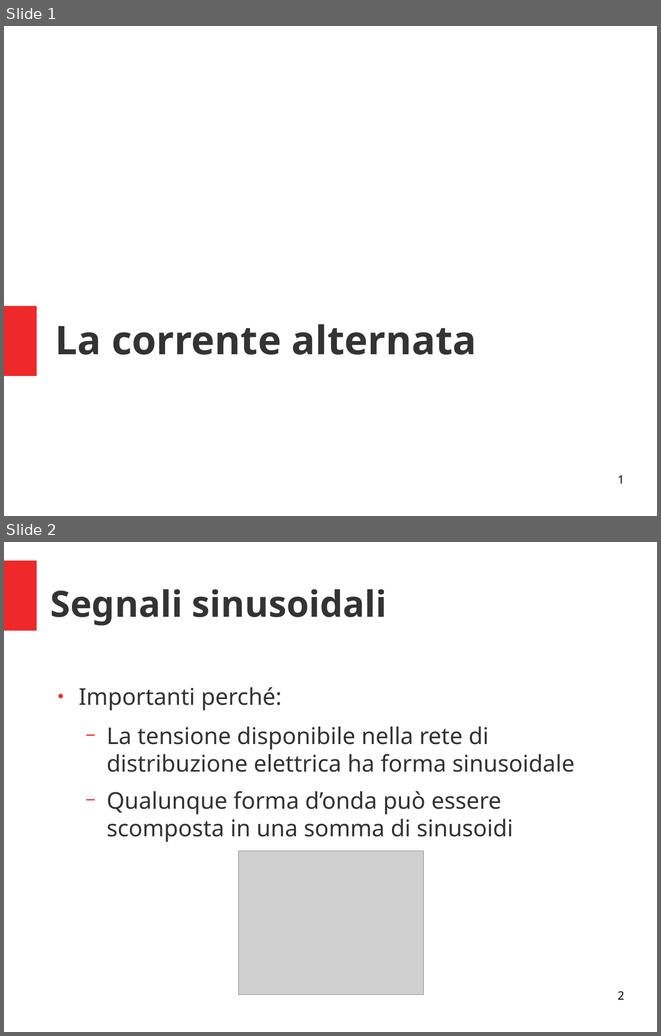
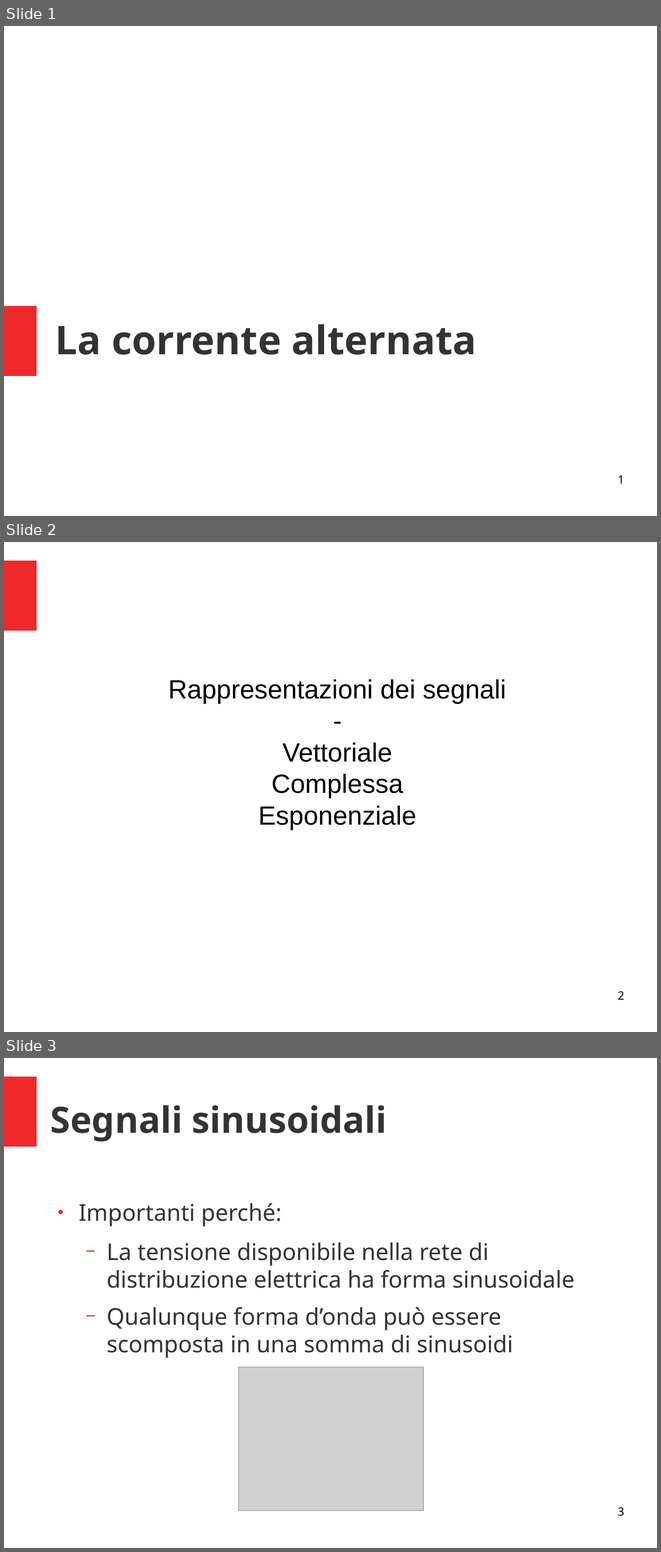
Before and after one commit to fuserale/Baronio, a slide deck: Anno 2019_2020/4A TL/2. La corrente alternata/2. La corrente alternata.odp. Shown one above the other, each under a label of ours: slides 1 and 2 before the commit, slides 1, 2 and 3 after it. The pictures are 661x1036 and 661x1552 pixels, drawn with LibreOffice and Linux fonts; fonts in the diff are those of the drawing; grey boxes stand for pictures. Boxes give left, top, right and bottom in pixels: in the first picture for what was removed or moved away, otherwise in the second. Text is boxed around its words. In the diff, an @@ line names an element or a change of style, - is before the commit and + after.

```diff
--- a/Anno 2019_2020/4A TL/2. La corrente alternata/2. La corrente alternata.odp
+++ b/Anno 2019_2020/4A TL/2. La corrente alternata/2. La corrente alternata.odp
@@ slide 2 added at <box>4,542,657,1032</box>, background #FFFFFF; not listed: 1 template element that a slide beside it also shows @@
@@ subtitle added at <box>168,679,506,830</box>, 32 pt, text #000000 @@
+Rappresentazioni dei segnali
+-
+Vettoriale
+Complessa
+Esponenziale
@@ page number added at <box>618,991,624,999</box>, 14 pt, text #000000 @@
+2
@@ what was slide 2 is now slide 3 @@
@@ page number at <box>618,1507,624,1516</box>: text changed @@
-2
+3
```
Also in this commit, not shown: 16 other slides added, 7 slides removed, 14 other files.
